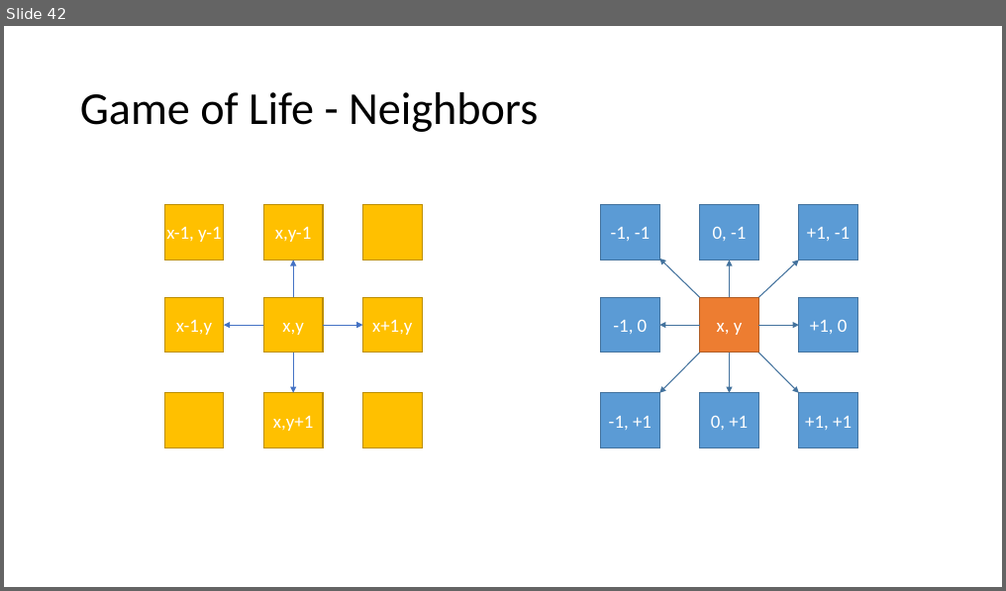
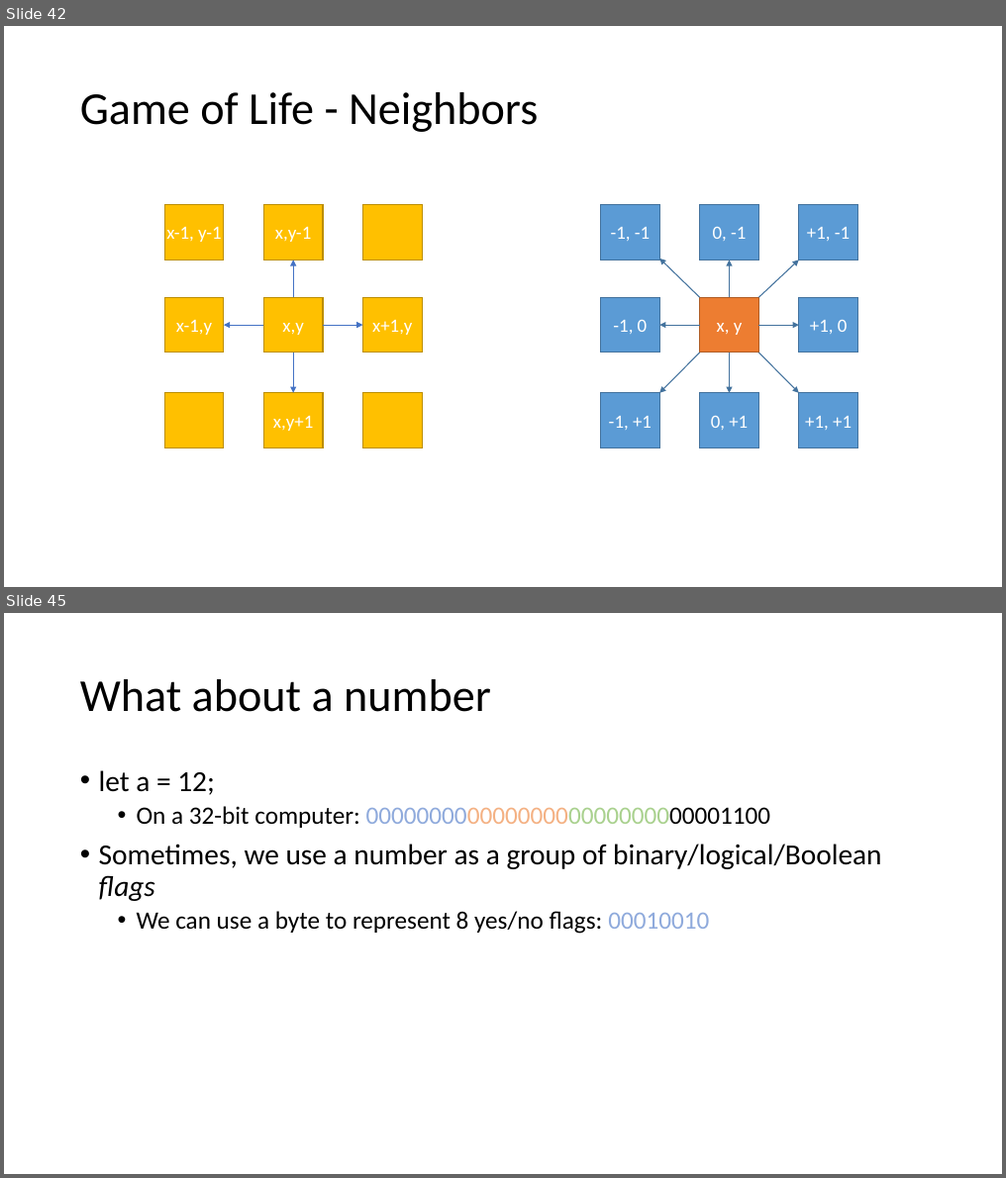
Before and after one commit to brianwhu/fun-in-js, a slide deck: documents/DataStructures.pptx. Shown one above the other, each under a label of ours: slide 42 before the commit, slides 42 and 45 after it; the slides between them are not shown. The pictures are 1006x591 and 1006x1178 pixels, drawn with LibreOffice and Linux fonts; fonts in the diff are those of the drawing. Boxes give left, top, right and bottom in pixels: in the first picture for what was removed or moved away, otherwise in the second. Text is boxed around its words. In the diff, an @@ line names an element or a change of style, - is before the commit and + after.

```diff
--- a/documents/DataStructures.pptx
+++ b/documents/DataStructures.pptx
@@ slide 45 added at [4,613,1002,1174], background #FFFFFF @@
@@ title added at [80,679,491,712], 44 pt, text #000000 @@
+What about a number
@@ text added at [99,770,882,934], 24 pt, text #000000 @@
+• let a = 12;
+  • On a 32-bit computer: 00000000000000000000000000001100
+• Sometimes, we use a number as a group of binary/logical/Boolean flags
+  • We can use a byte to represent 8 yes/no flags: 00010010
```
Also in this commit, not shown: 11 other slides added, 7 other files.
